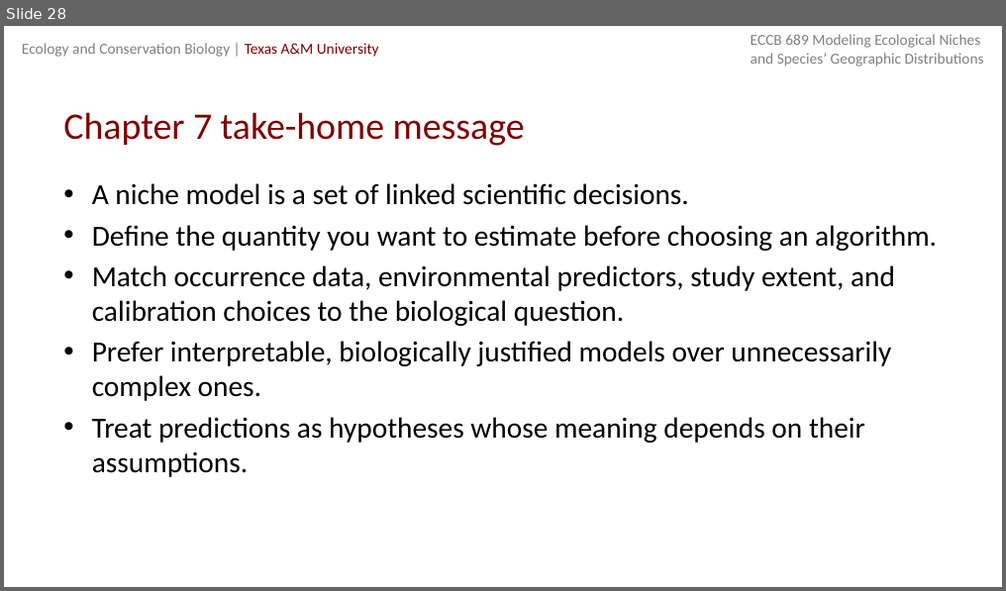
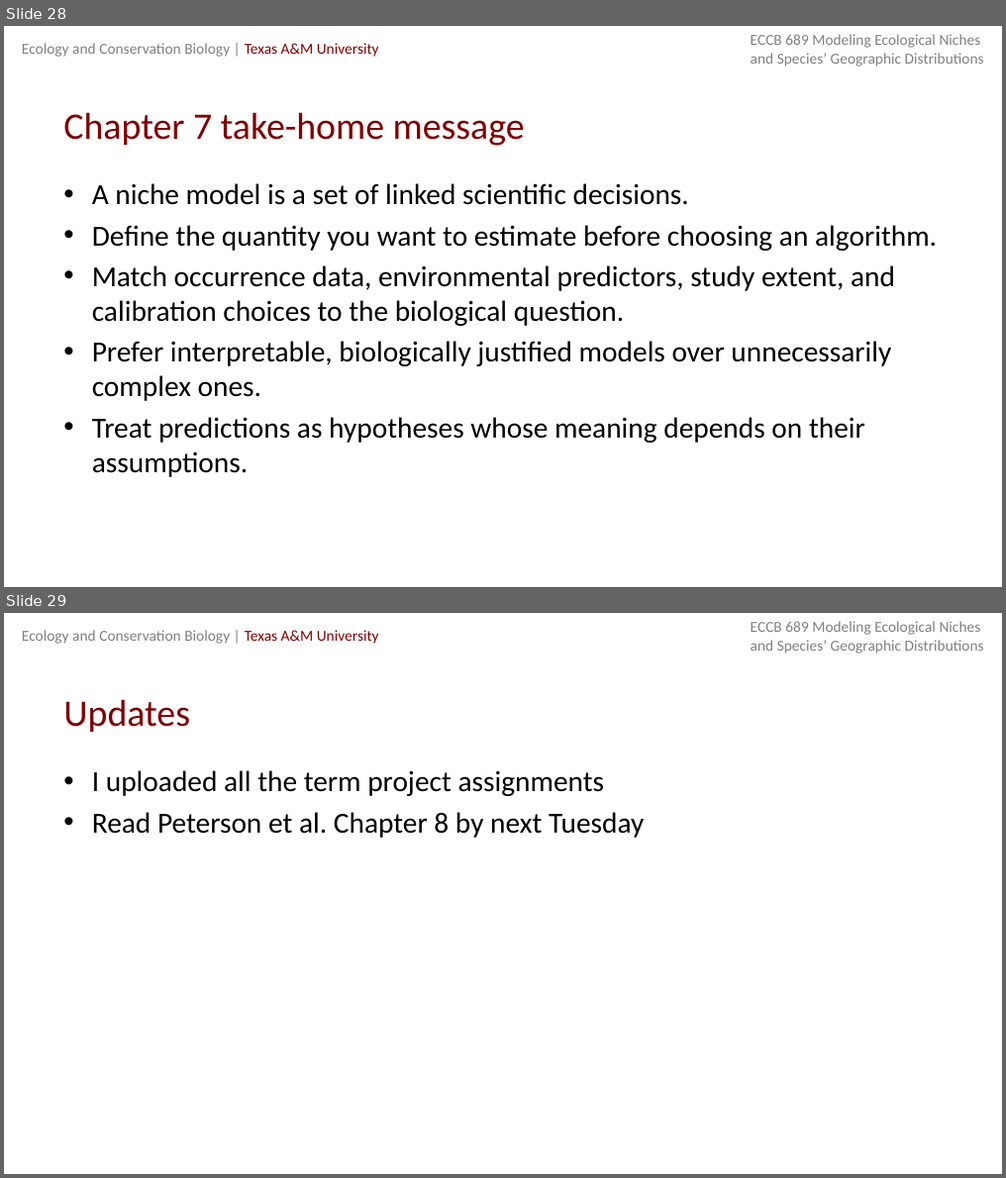
Before and after one commit to michellelawing/ECCB689, a slide deck: Slides/Week 7. Modeling_Ecological_Niches.pptx. Shown one above the other, each under a label of ours: slide 28 before the commit, slides 28 and 29 after it. The pictures are 1006x591 and 1006x1178 pixels, drawn with LibreOffice and Linux fonts; fonts in the diff are those of the drawing. Boxes give left, top, right and bottom in pixels: in the first picture for what was removed or moved away, otherwise in the second. Text is boxed around its words. In the diff, an @@ line names an element or a change of style, - is before the commit and + after.

```diff
--- a/Slides/Week 7. Modeling_Ecological_Niches.pptx
+++ b/Slides/Week 7. Modeling_Ecological_Niches.pptx
@@ slide 29 added at box(4, 613, 1002, 1174), background #FFFFFF; not listed: 2 template elements that a slide beside it also shows @@
@@ title added at box(63, 699, 190, 732), 27 pt, text #800000 @@
+Updates
@@ text added at box(92, 770, 644, 838), 21 pt, text #000000 @@
+• I uploaded all the term project assignments
+• Read Peterson et al. Chapter 8 by next Tuesday
```
